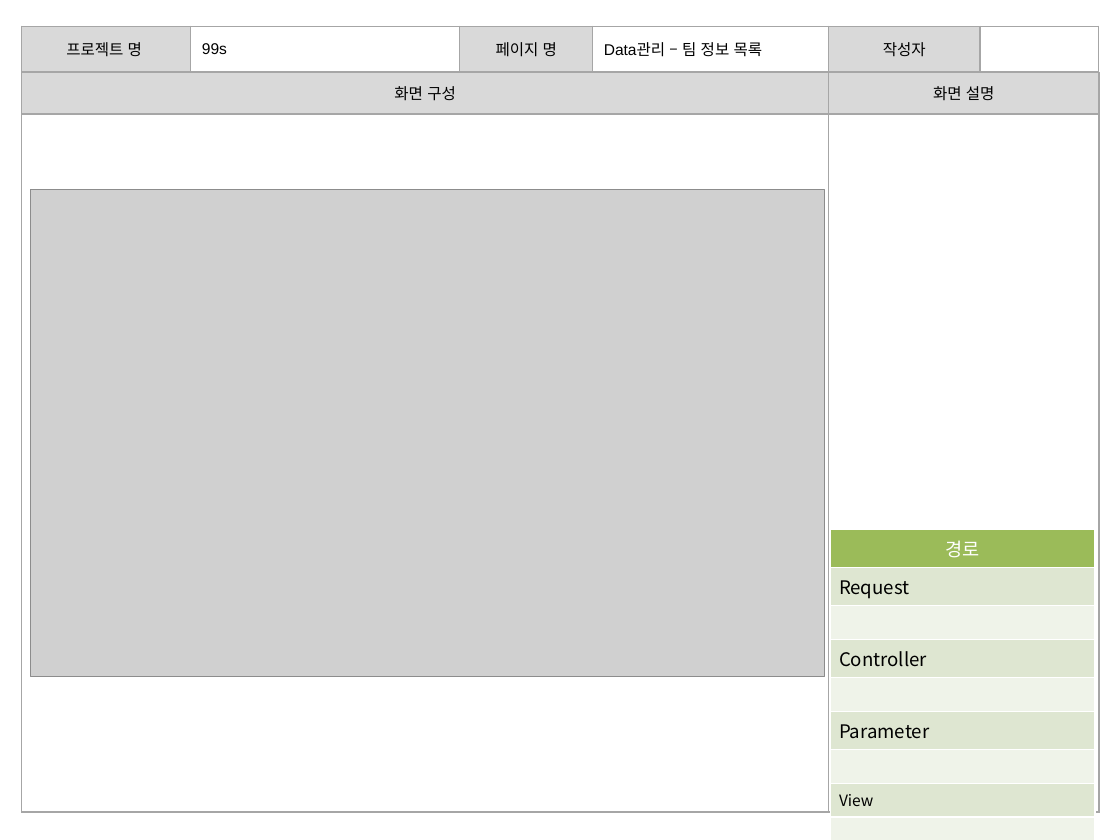
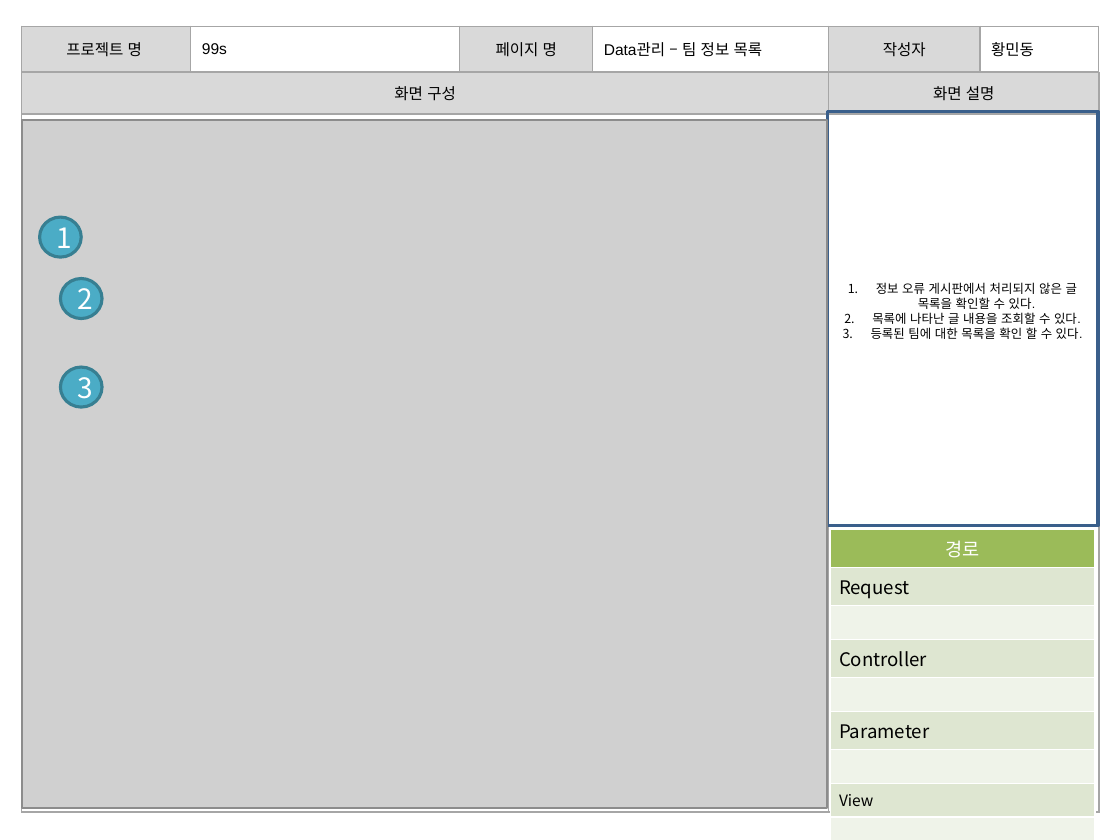
Before and after one commit to banana1531/ggs, a slide deck: slide 10 of doc/0.공용폴더/07 스토리보드/스토리보드 - 관리자 페이지.pptx (slide 9 before the commit). Drawn at 1120x840 pixels with LibreOffice and Linux fonts; fonts in the diff are those of the drawing; grey boxes stand for pictures. Boxes give left, top, right and bottom in pixels: in the first picture for what was removed or moved away, otherwise in the second. Text is boxed around its words. In the diff, an @@ line names an element or a change of style, - is before the commit and + after.

```diff
--- a/doc/0.공용폴더/07 스토리보드/스토리보드 - 관리자 페이지.pptx
+++ b/doc/0.공용폴더/07 스토리보드/스토리보드 - 관리자 페이지.pptx
@@ table at (21,26,1099,72) @@
-row 1, column 6: 
+row 1, column 6: 황민동
@@ rectangle added at (827,111,1098,525), outline #3A5F8C 2 pt, 8 pt, text #000000 @@
+1. 정보 오류 게시판에서 처리되지 않은 글 목록을 확인할 수 있다.
+2. 목록에 나타난 글 내용을 조회할 수 있다.
+3. 등록된 팀에 대한 목록을 확인 할 수 있다.
@@ picture: place and size @@
-picture at (31,189,825,676)
+picture at (22,120,828,808)
@@ ellipse added at (39,217,81,258), fill #4BACC6, outline #377F92 2 pt, 18 pt, text #FFFFFF @@
+1
@@ ellipse added at (60,279,102,319), fill #4BACC6, outline #377F92 2 pt, 18 pt, text #FFFFFF @@
+2
@@ ellipse added at (60,367,102,408), fill #4BACC6, outline #377F92 2 pt, 18 pt, text #FFFFFF @@
+3
```
Also in this commit, not shown: 11 other slides changed, 2 slides added.
